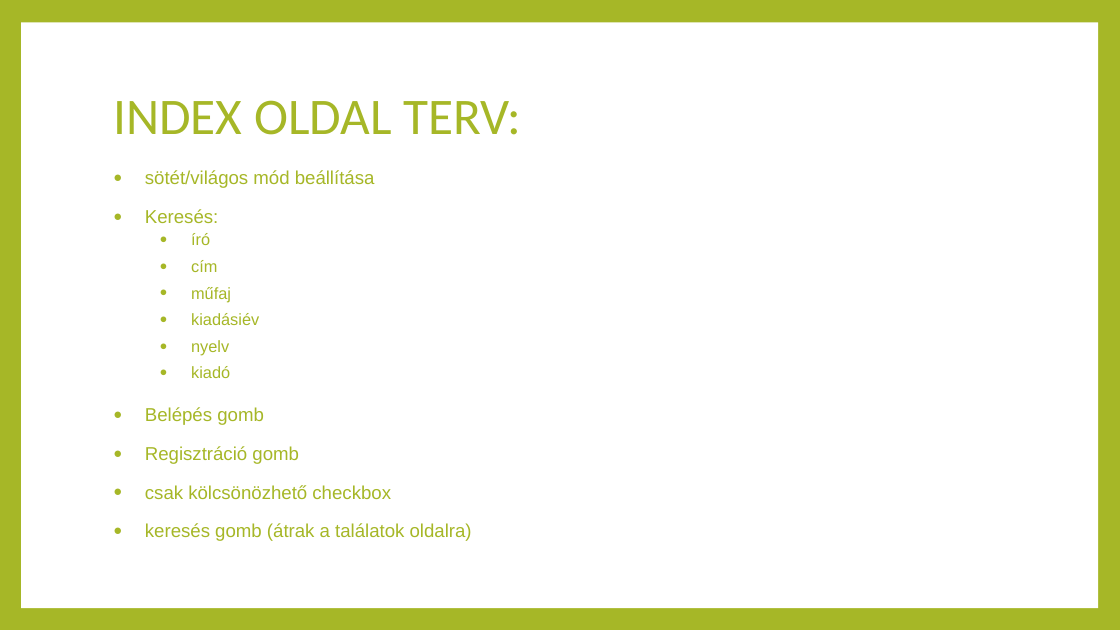
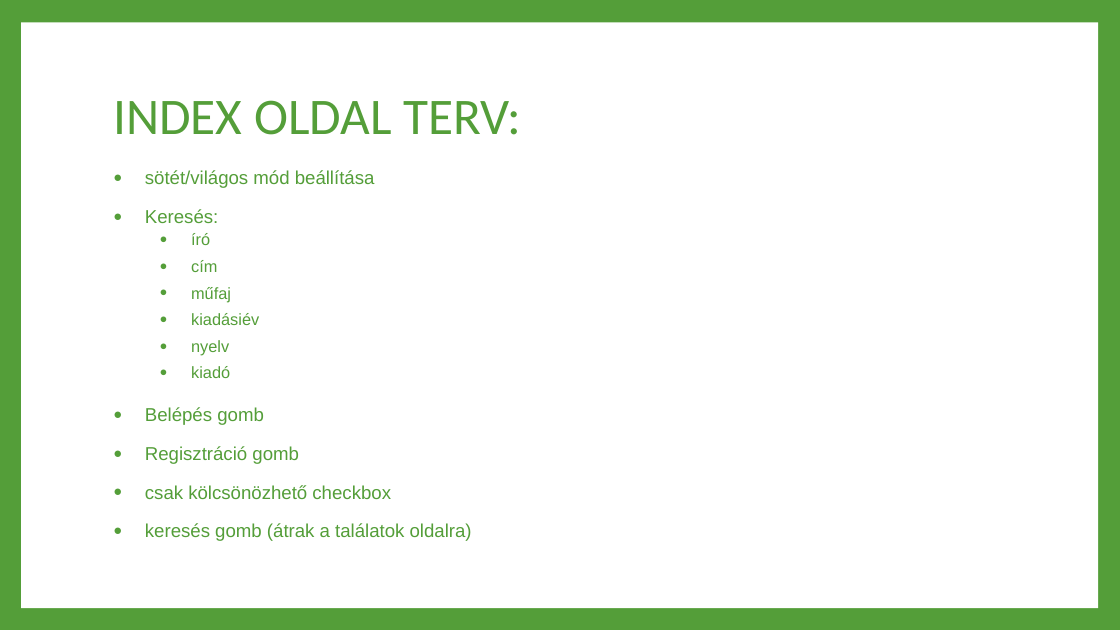
Before and after one commit to martinovszkyliza-sys/Vizsga, a slide deck: slide 4 of KönyvtárPPT.pptx. Drawn at 1120x630 pixels with LibreOffice and Linux fonts; fonts in the diff are those of the drawing. Boxes give left, top, right and bottom in pixels: in the first picture for what was removed or moved away, otherwise in the second. Text is boxed around its words. In the diff, an @@ line names an element or a change of style, - is before the commit and + after.

```diff
--- a/KönyvtárPPT.pptx
+++ b/KönyvtárPPT.pptx
@@ background #A6B727 to #549E39 @@
@@ title "INDEX OLDAL TERV:" at [113,100,521,135]: text colour #A6B727 to #549E39 @@
@@ text "sötét/világos mód beállítása" at [145,170,472,541]: text colour #A6B727 to #549E39; bullet colour #A6B727 to #549E39 @@
```
Also in this commit, not shown: 7 other slides changed.
